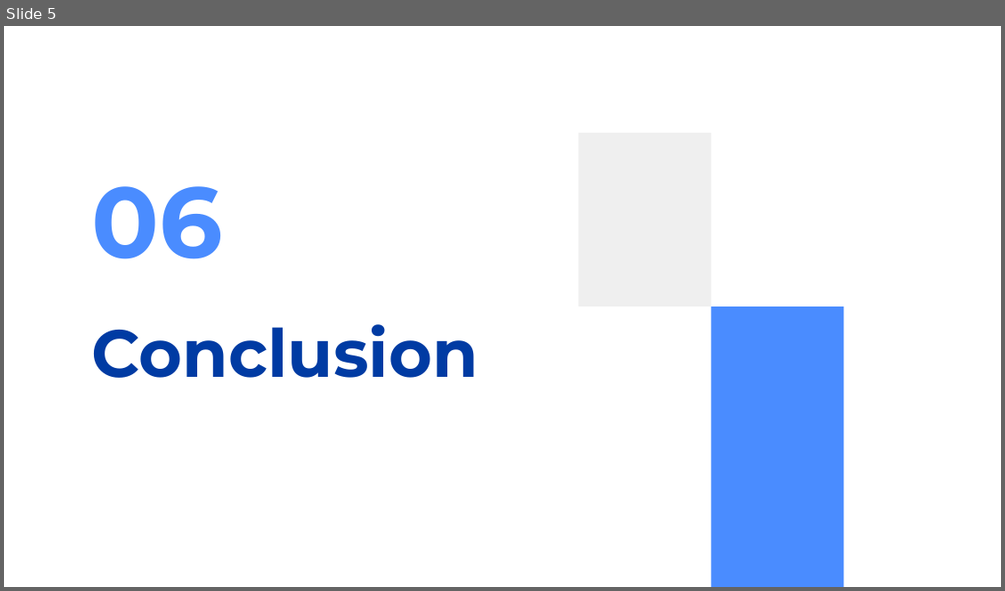
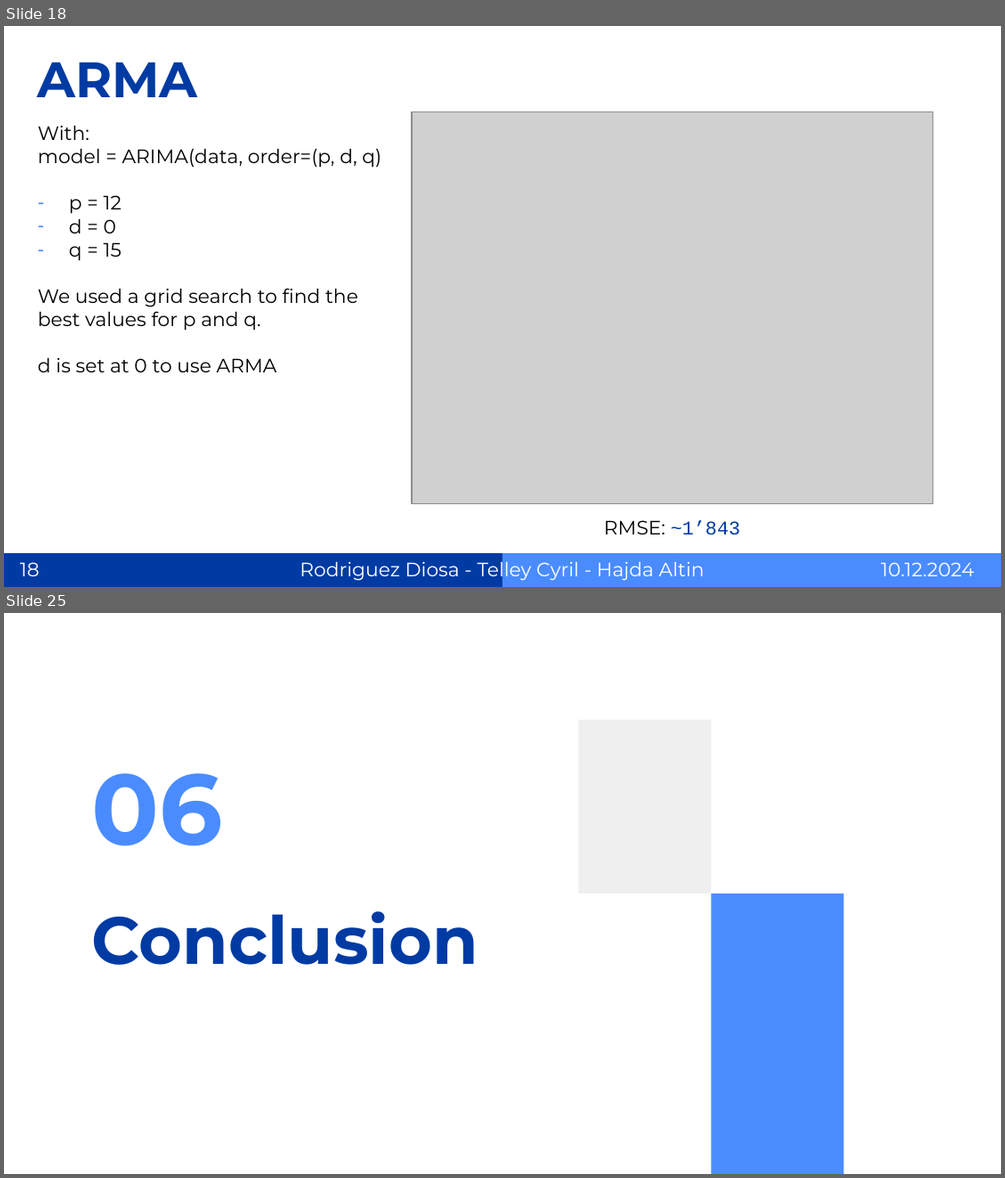
Before and after one commit to SuperMegaFort/TSM-AnSeqDa, a slide deck: presentation/pres_AnSeqDa.pptx. Shown one above the other, each under a label of ours: slide 5 before the commit, slides 18 and 25 after it; the slides between them are not shown. The pictures are 1005x591 and 1005x1178 pixels, drawn with LibreOffice and Linux fonts; fonts in the diff are those of the drawing; grey boxes stand for pictures. Boxes give left, top, right and bottom in pixels: in the first picture for what was removed or moved away, otherwise in the second. Text is boxed around its words. In the diff, an @@ line names an element or a change of style, - is before the commit and + after.

```diff
--- a/presentation/pres_AnSeqDa.pptx
+++ b/presentation/pres_AnSeqDa.pptx
@@ slide 18 added at box(4, 26, 1001, 587), background #FFFFFF @@
@@ title added at box(37, 62, 197, 97), 36 pt, text #003BA3, bold @@
+ARMA
@@ subtitle added at box(38, 125, 381, 372), 14 pt, text #000000 @@
+With:
+model = ARIMA(data, order=(p, d, q)
+– p = 12
+– d = 0
+– q = 15
+We used a grid search to find the best values for p and q.
+d is set at 0 to use ARMA
@@ picture added at box(412, 111, 933, 503) @@
@@ text added at box(604, 520, 740, 535), 14 pt, text #003BA3 @@
+RMSE: ~1’843
@@ rectangle added at box(4, 553, 502, 587), fill #003BA3 @@
@@ text added at box(299, 558, 704, 581), 14 pt, text #FFFFFF @@
+Rodriguez Diosa - Telley Cyril - Hajda Altin
@@ rectangle added at box(502, 553, 1001, 587), fill #4A8CFF @@
@@ page number added at box(20, 562, 40, 576), 14 pt, text #FFFFFF @@
+18
@@ text added at box(881, 562, 974, 576), 14 pt, text #FFFFFF @@
+10.12.2024
@@ what was slide 5 is now slide 25 @@
```
Also in this commit, not shown: 5 slides changed, 20 other slides added, 3 other files.
